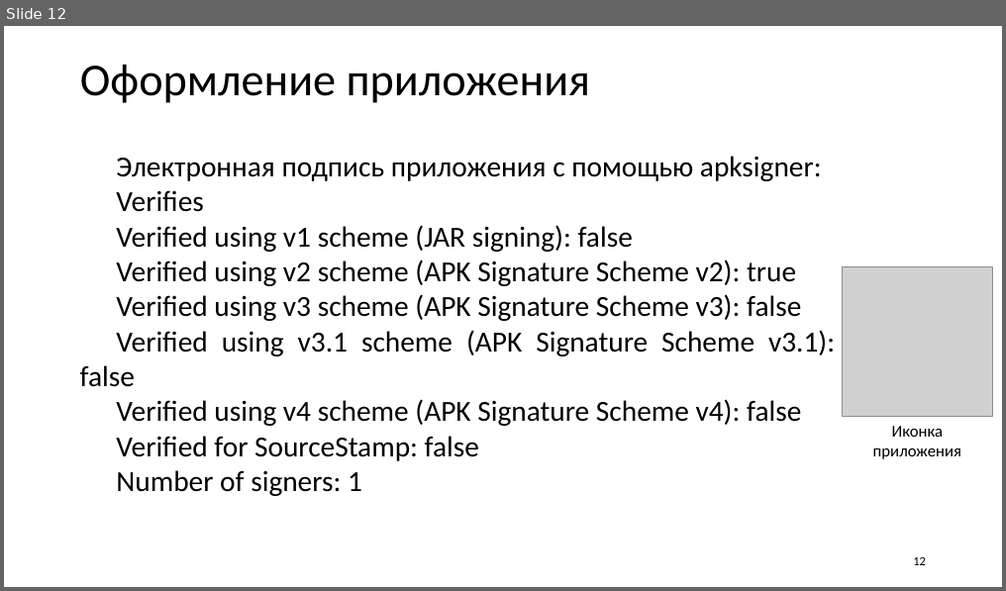
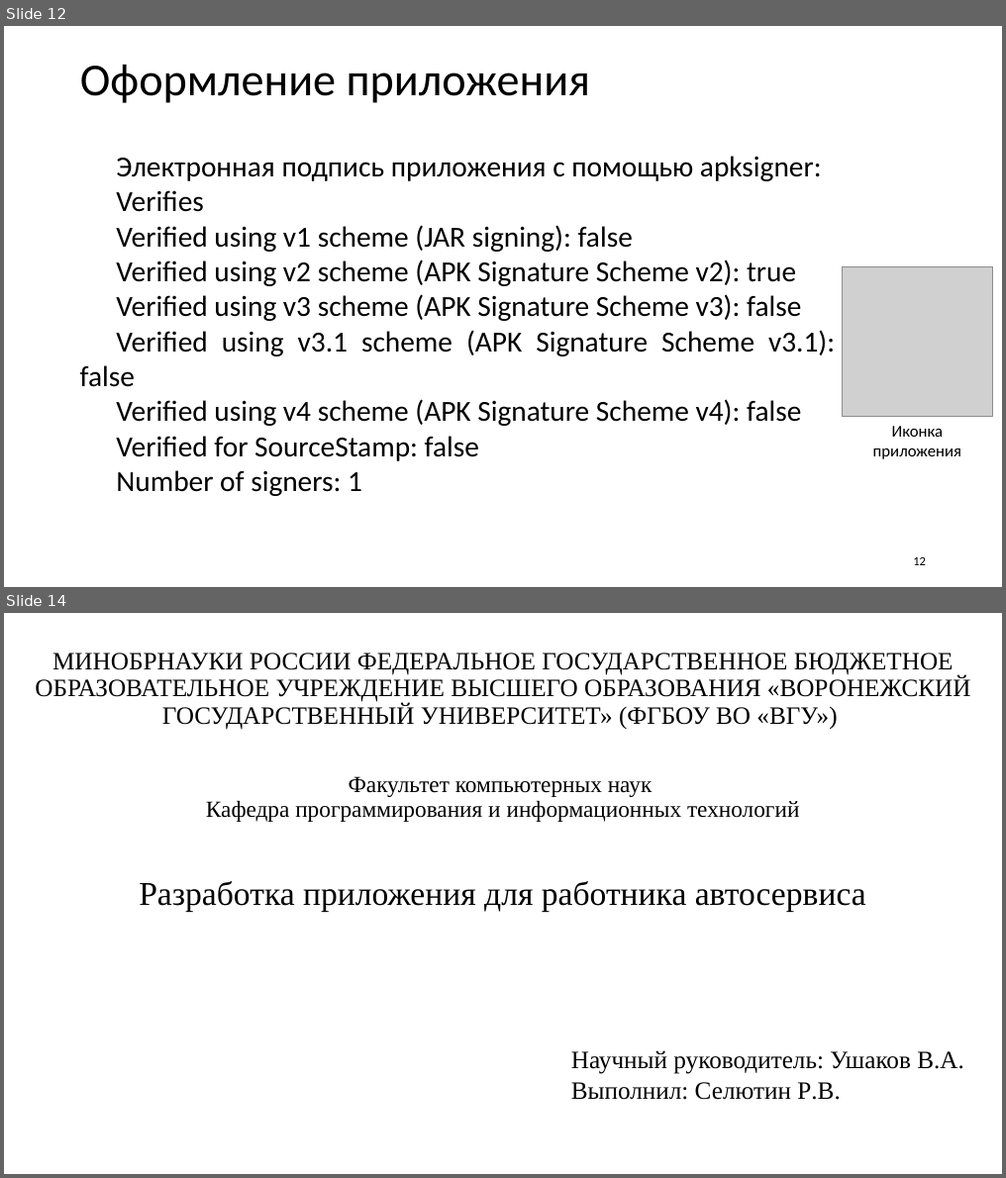
Before and after one commit to Hytakoe/ServiceWorkerApp, a slide deck: Селютин_Р_В_приложение_работника_автосервиса.pptx. Shown one above the other, each under a label of ours: slide 12 before the commit, slides 12 and 14 after it; the slides between them are not shown. The pictures are 1006x591 and 1006x1178 pixels, drawn with LibreOffice and Linux fonts; fonts in the diff are those of the drawing; grey boxes stand for pictures. Boxes give left, top, right and bottom in pixels: in the first picture for what was removed or moved away, otherwise in the second. Text is boxed around its words. In the diff, an @@ line names an element or a change of style, - is before the commit and + after.

```diff
--- a/Селютин_Р_В_приложение_работника_автосервиса.pptx
+++ b/Селютин_Р_В_приложение_работника_автосервиса.pptx
@@ slide 14 added at bbox=[4, 613, 1002, 1174], background #FFFFFF @@
@@ title added at bbox=[35, 653, 971, 730], 24 pt, text #000000 @@
+МИНОБРНАУКИ РОССИИ ФЕДЕРАЛЬНОЕ ГОСУДАРСТВЕННОЕ БЮДЖЕТНОЕ ОБРАЗОВАТЕЛЬНОЕ УЧРЕЖДЕНИЕ ВЫСШЕГО ОБРАЗОВАНИЯ «ВОРОНЕЖСКИЙ ГОСУДАРСТВЕННЫЙ УНИВЕРСИТЕТ» (ФГБОУ ВО «ВГУ»)
@@ subtitle added at bbox=[206, 776, 799, 822], 22.2 pt, text #000000 @@
+Факультет компьютерных наук
+Кафедра программирования и информационных технологий
@@ text added at bbox=[139, 881, 866, 911], 32 pt, text #000000 @@
+Разработка приложения для работника автосервиса
@@ text added at bbox=[571, 1051, 964, 1100], 24 pt, text #000000 @@
+Научный руководитель: Ушаков В.А.
+Выполнил: Селютин Р.В.
```
Also in this commit, not shown: 4 slides changed, 1 other slide added, 1 slide removed.
